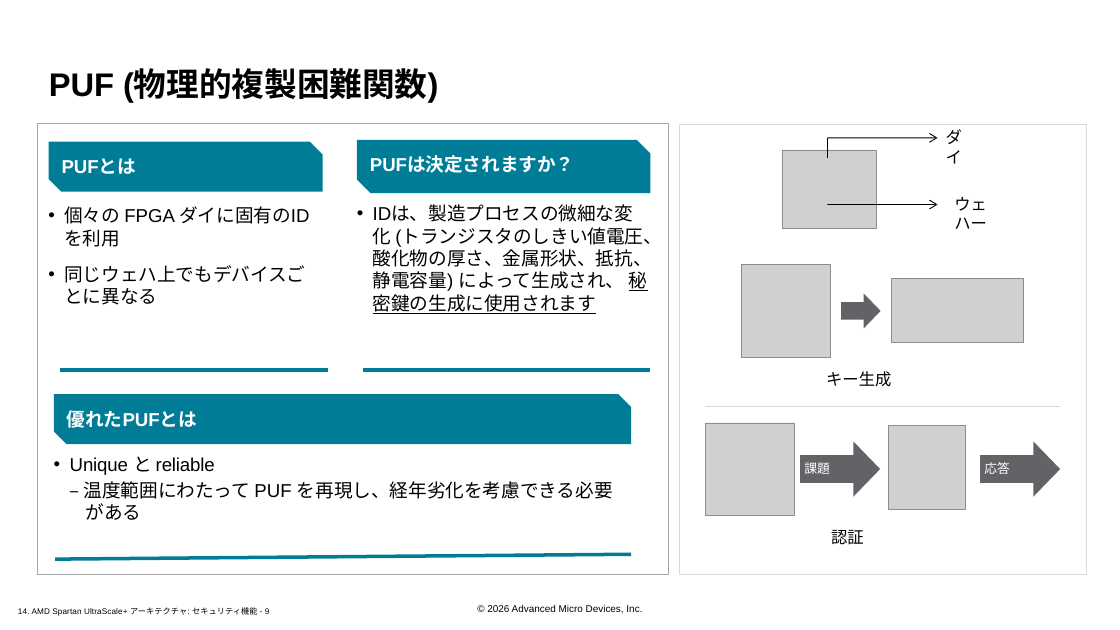
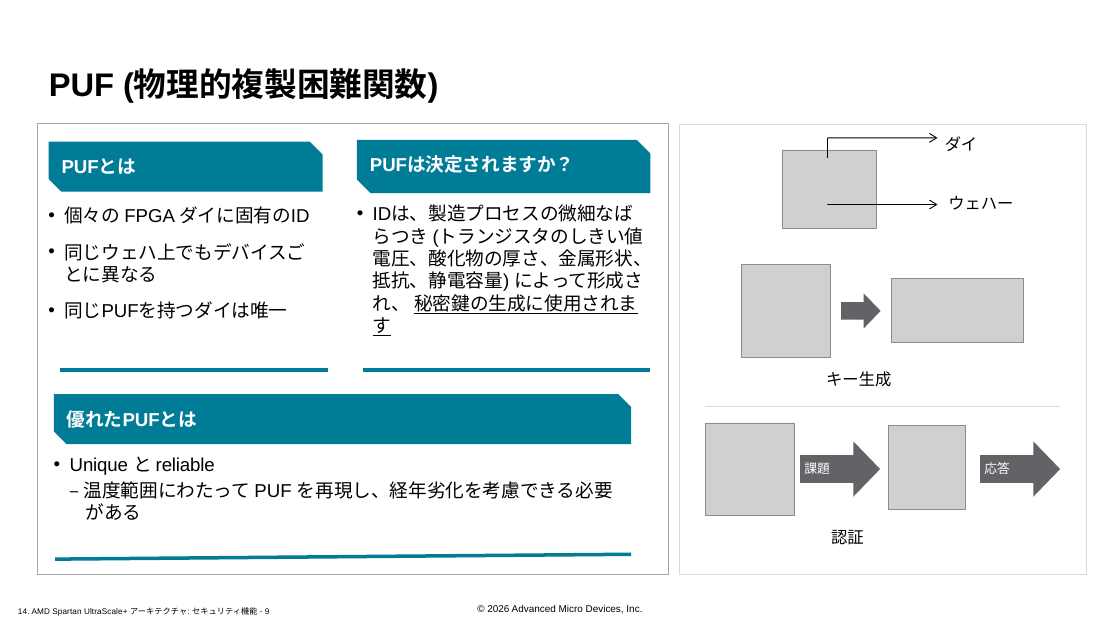
Before and after one commit to hdlabjk/spusp, a slide deck: slide 9 of doc/slides_docx/14. AMD Spartan UltraScale+ Architecture Security Features_ILT_translated_ja.pptx. Drawn at 1120x630 pixels with LibreOffice and Linux fonts; fonts in the diff are those of the drawing; grey boxes stand for pictures; background and template pictures are left out. Boxes give left, top, right and bottom in pixels: in the first picture for what was removed or moved away, otherwise in the second. Text is boxed around its words. In the diff, an @@ line names an element or a change of style, - is before the commit and + after.

```diff
--- a/doc/slides_docx/14. AMD Spartan UltraScale+ Architecture Security Features_ILT_translated_ja.pptx
+++ b/doc/slides_docx/14. AMD Spartan UltraScale+ Architecture Security Features_ILT_translated_ja.pptx
@@ text "ダイ" rewrapped from [946, 129, 962, 164] to [945, 136, 977, 151] @@
@@ text at [373, 206, 652, 314]: text changed @@
-• IDは、製造プロセスの微細な変化 (トランジスタのしきい値電圧、酸化物の厚さ、金属形状、抵抗、静電容量) によって生成され、 秘密鍵の生成に使用されます
+• IDは、製造プロセスの微細なばらつき (トランジスタのしきい値電圧、酸化物の厚さ、金属形状、抵抗、静電容量) によって形成され、 秘密鍵の生成に使用されます
@@ text "ウェハー" rewrapped from [954, 197, 987, 229] to [948, 196, 1013, 210] @@
@@ text at [64, 301, 287, 319]: paragraph added @@
+• 同じPUFを持つダイは唯一
```
Also in this commit, not shown: 3 other slides changed, 9 other files.
